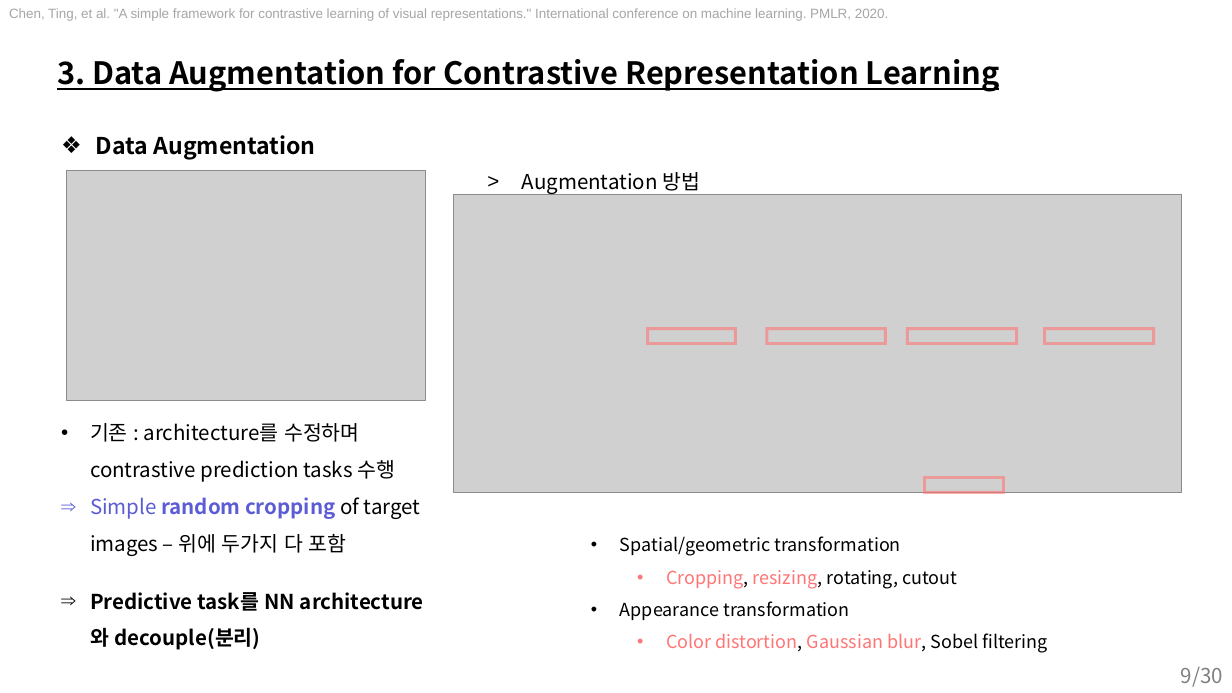
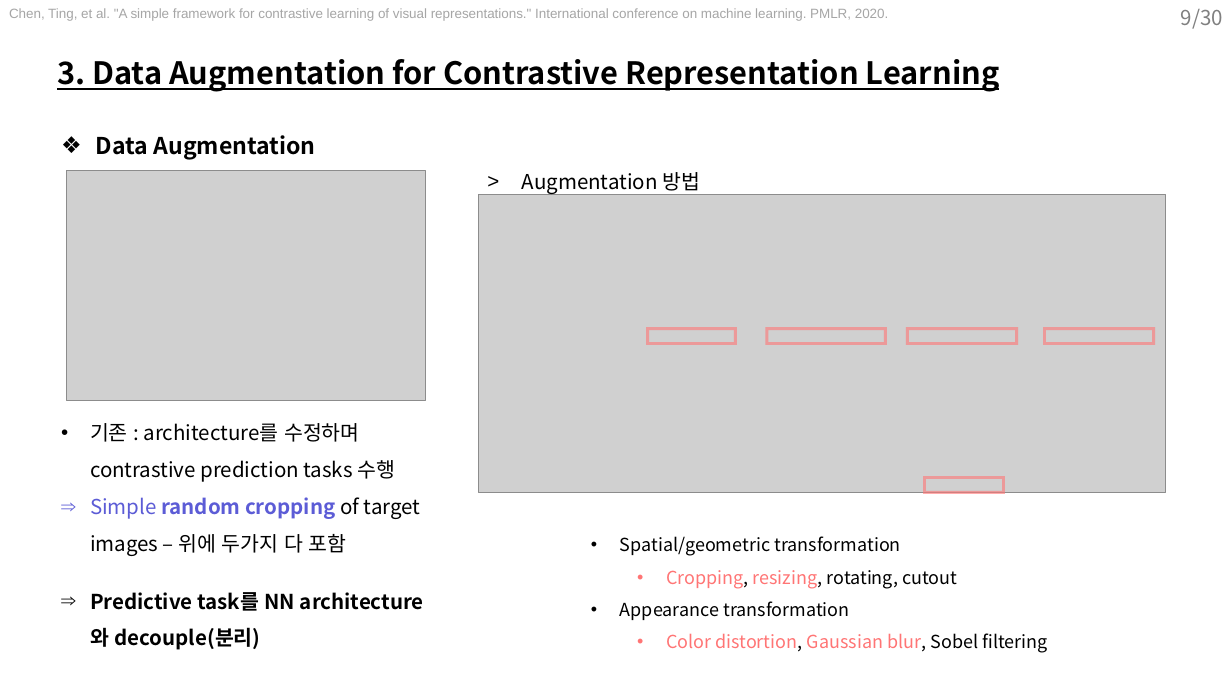
Before and after one commit to sohee98/LabSeminar, a slide deck: slide 9 of 220810_Contrastive learning/22.08.10 - Contrastive Learning.pptx. Drawn at 1232x693 pixels with LibreOffice and Linux fonts; fonts in the diff are those of the drawing; grey boxes stand for pictures. Boxes give left, top, right and bottom in pixels: in the first picture for what was removed or moved away, otherwise in the second. Text is boxed around its words. In the diff, an @@ line names an element or a change of style, - is before the commit and + after.

```diff
--- a/220810_Contrastive learning/22.08.10 - Contrastive Learning.pptx
+++ b/220810_Contrastive learning/22.08.10 - Contrastive Learning.pptx
@@ page number moved from (x1=1181, y1=667, x2=1223, y2=687) to (x1=1181, y1=9, x2=1223, y2=29) @@
@@ picture resized from (x1=454, y1=194, x2=1182, y2=493) to (x1=479, y1=194, x2=1166, y2=493) @@
```
Also in this commit, not shown: 10 other slides changed, 3 slides added, 4 slides removed.
